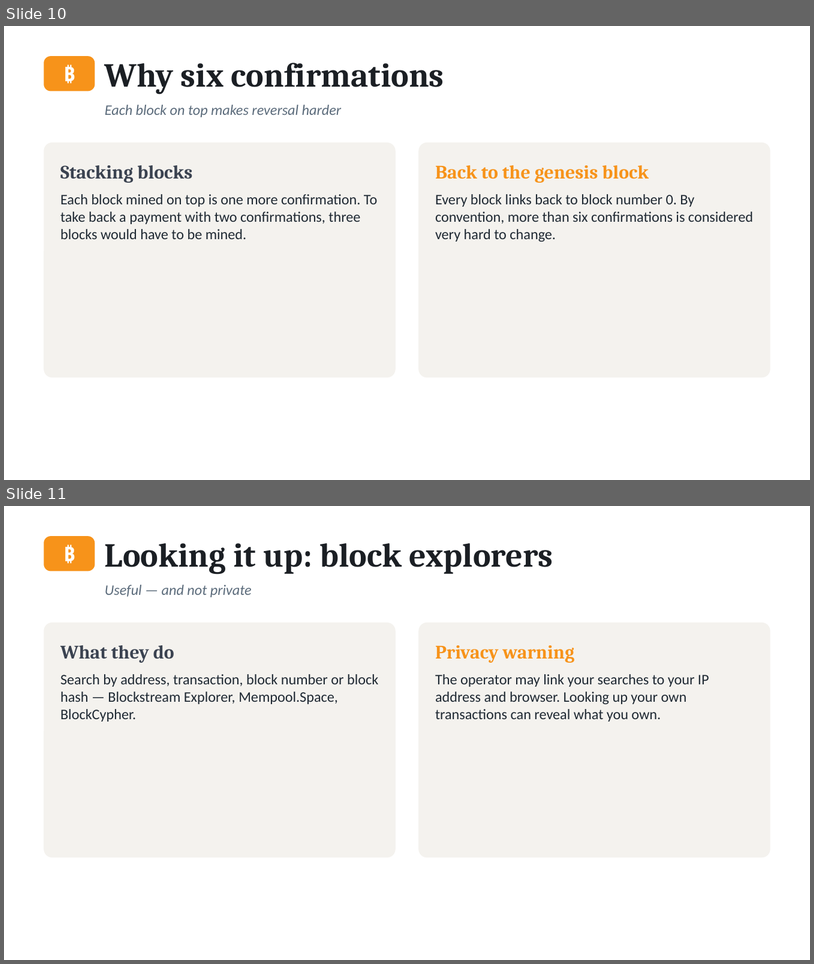
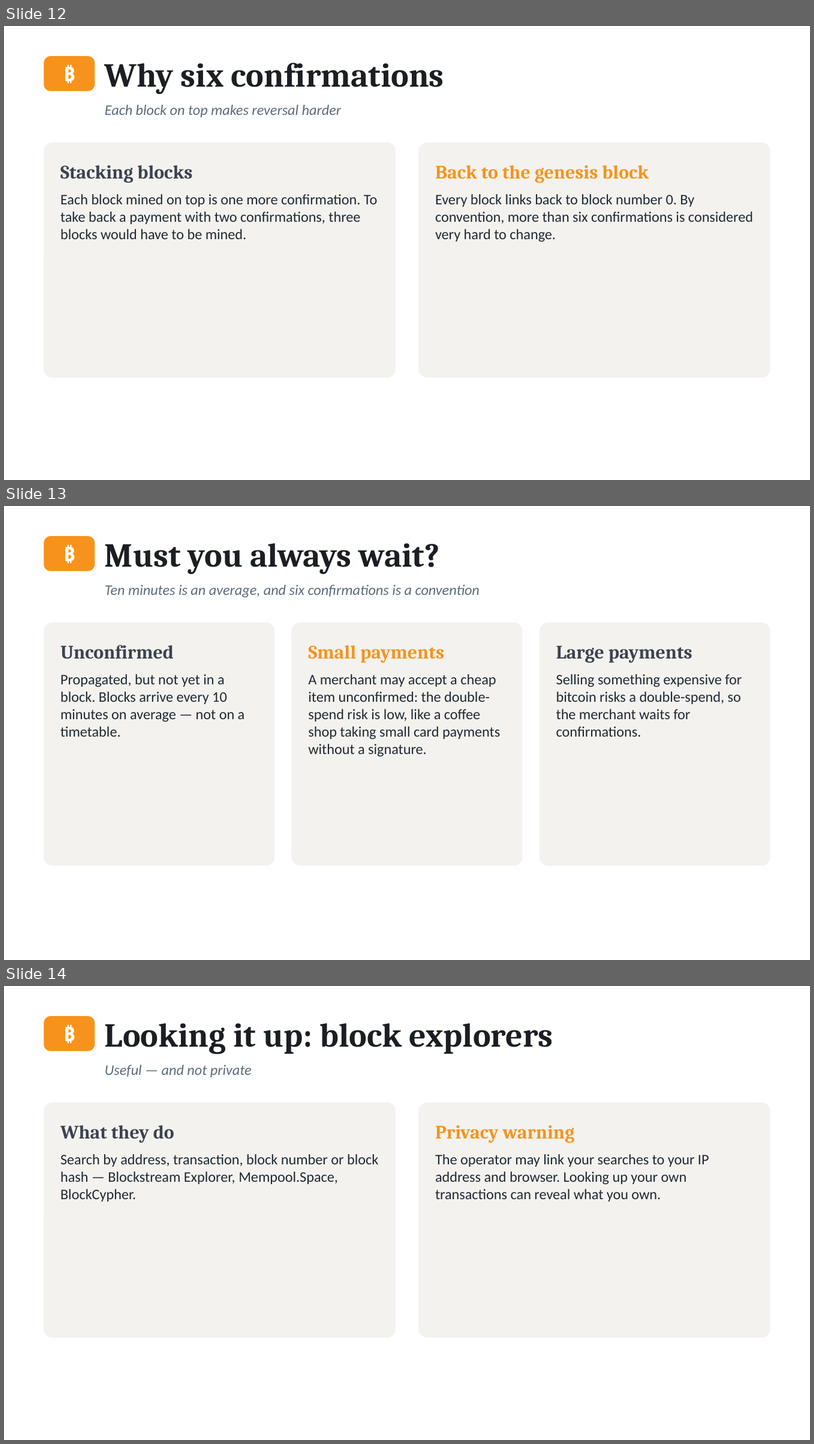
Before and after one commit to altunelyusuf/SEN0401, a slide deck: 03-materials/ch02/SEN0401_Ch02_HowBitcoinWorks_3e.pptx. Shown one above the other, each under a label of ours: slides 10 and 11 before the commit, slides 12, 13 and 14 after it. The pictures are 814x964 and 814x1444 pixels, drawn with LibreOffice and Linux fonts; fonts in the diff are those of the drawing. Boxes give left, top, right and bottom in pixels: in the first picture for what was removed or moved away, otherwise in the second. Text is boxed around its words. In the diff, an @@ line names an element or a change of style, - is before the commit and + after.

```diff
--- a/03-materials/ch02/SEN0401_Ch02_HowBitcoinWorks_3e.pptx
+++ b/03-materials/ch02/SEN0401_Ch02_HowBitcoinWorks_3e.pptx
@@ slide 13 added at box(4, 506, 810, 960), background #FFFFFF @@
@@ rounded rectangle added at box(44, 537, 95, 571), fill #F7931A, outline #F7931A 1 pt @@
@@ text added at box(44, 537, 95, 571), 18 pt, text #FFFFFF, bold @@
+₿
@@ text added at box(105, 543, 440, 574), 30 pt, text #1B1F24, bold @@
+Must you always wait?
@@ text added at box(105, 585, 480, 597), 13 pt, text #5B6B7B, italic @@
+Ten minutes is an average, and six confirmations is a convention
@@ rounded rectangle added at box(44, 623, 274, 865), fill #F4F2EE, outline #F4F2EE 1 pt @@
@@ rounded rectangle added at box(293, 623, 522, 865), fill #F4F2EE, outline #F4F2EE 1 pt @@
@@ rounded rectangle added at box(540, 623, 770, 865), fill #F4F2EE, outline #F4F2EE 1 pt @@
@@ text added at box(60, 645, 174, 658), 17 pt, text #3A4250, bold @@
+Unconfirmed
@@ text added at box(308, 645, 444, 663), 17 pt, text #F7931A, bold @@
+Small payments
@@ text added at box(557, 646, 693, 663), 17 pt, text #3A4250, bold @@
+Large payments
@@ text added at box(60, 674, 245, 736), 13 pt, text #1F2933 @@
+Propagated, but not yet in a block. Blocks arrive every 10 minutes on average — not on a timetable.
@@ text added at box(308, 674, 500, 756), 13 pt, text #1F2933 @@
+A merchant may accept a cheap item unconfirmed: the double-spend risk is low, like a coffee shop taking small card payments without a signature.
@@ text added at box(557, 674, 742, 736), 13 pt, text #1F2933 @@
+Selling something expensive for bitcoin risks a double-spend, so the merchant waits for confirmations.
@@ what was slide 10 is now slide 12 @@
@@ what was slide 11 is now slide 14 @@
```
Also in this commit, not shown: 1 slide changed, 4 other slides added, 31 other files.
